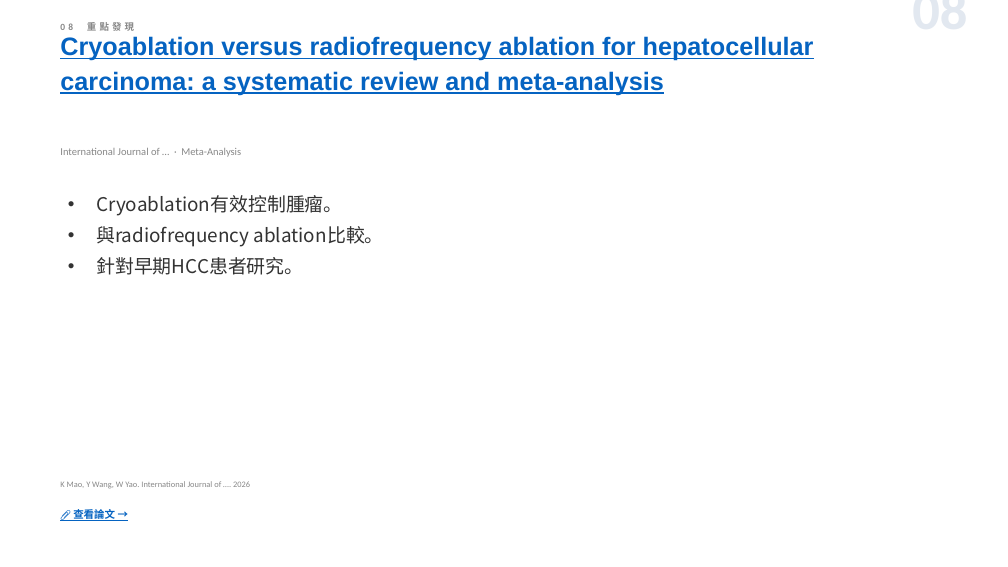
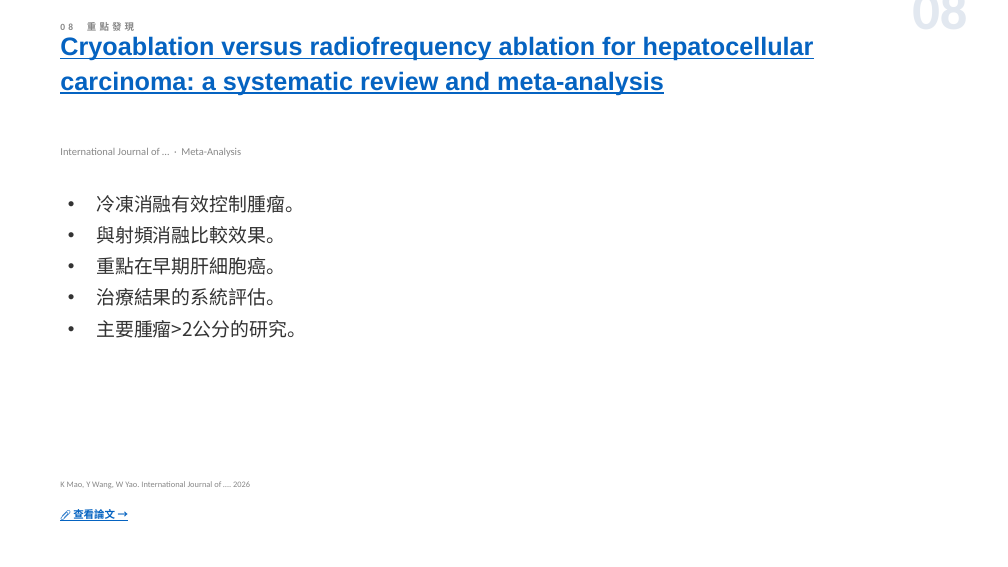
Before and after one commit to jejenhu-maker/hcc-weekly-digest, a slide deck: slide 10 of docs/digest-zh.pptx. Drawn at 1008x567 pixels with LibreOffice and Linux fonts; fonts in the diff are those of the drawing. Boxes give left, top, right and bottom in pixels: in the first picture for what was removed or moved away, otherwise in the second. Text is boxed around its words. In the diff, an @@ line names an element or a change of style, - is before the commit and + after.

```diff
--- a/docs/digest-zh.pptx
+++ b/docs/digest-zh.pptx
@@ text at box(96, 195, 306, 338): text changed @@
-• Cryoablation有效控制腫瘤。
-• 與radiofrequency ablation比較。
-• 針對早期HCC患者研究。
+• 冷凍消融有效控制腫瘤。
+• 與射頻消融比較效果。
+• 重點在早期肝細胞癌。
+• 治療結果的系統評估。
+• 主要腫瘤>2公分的研究。
```
Also in this commit, not shown: 11 other slides changed, 2 slides added, 2 slides removed, 2 other files.
